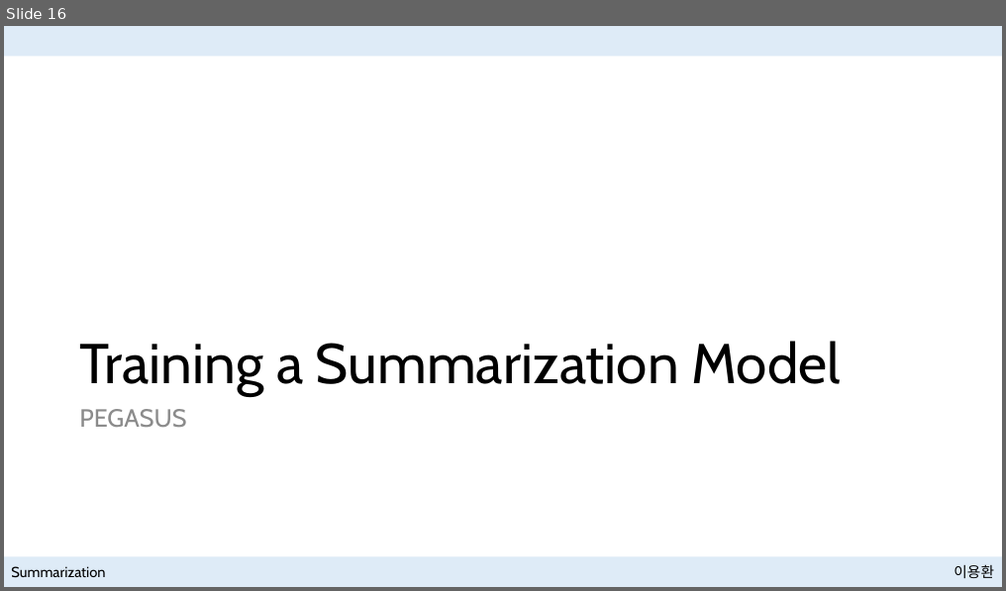
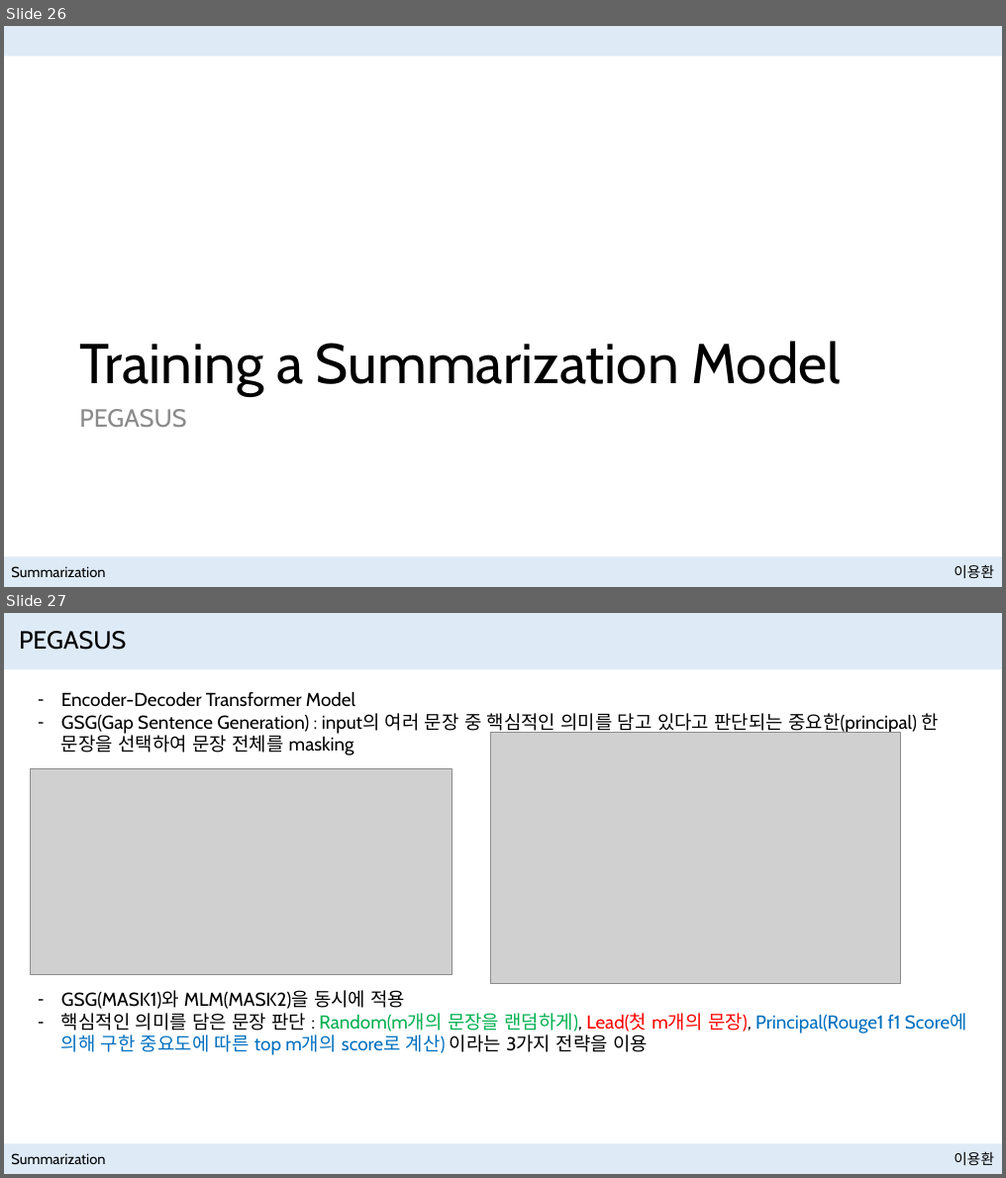
Before and after one commit to NewPlus/SeminarforNLP, a slide deck: Seminar/Book_Natural Language Processing with Transformers/Presentation files/Summarization with Hugging Face.pptx. Shown one above the other, each under a label of ours: slide 16 before the commit, slides 26 and 27 after it. The pictures are 1006x591 and 1006x1178 pixels, drawn with LibreOffice and Linux fonts; fonts in the diff are those of the drawing; grey boxes stand for pictures. Boxes give left, top, right and bottom in pixels: in the first picture for what was removed or moved away, otherwise in the second. Text is boxed around its words. In the diff, an @@ line names an element or a change of style, - is before the commit and + after.

```diff
--- a/Seminar/Book_Natural Language Processing with Transformers/Presentation files/Summarization with Hugging Face.pptx
+++ b/Seminar/Book_Natural Language Processing with Transformers/Presentation files/Summarization with Hugging Face.pptx
@@ slide 27 added at [4, 613, 1002, 1174], background #FFFFFF; not listed: 2 template elements that a slide beside it also shows @@
@@ rectangle added at [4, 613, 1002, 669], fill #DEEBF7 @@
@@ title added at [19, 631, 126, 650], 24 pt, text #000000 @@
+PEGASUS
@@ text added at [61, 691, 938, 756], 18 pt, text #000000 @@
+– Encoder-Decoder Transformer Model
+– GSG(Gap Sentence Generation) : input의 여러 문장 중 핵심적인 의미를 담고 있다고 판단되는 중요한(principal) 한 문장을 선택하여 문장 전체를 masking
@@ picture added at [491, 732, 901, 983] @@
@@ picture added at [30, 769, 450, 975] @@
@@ text added at [61, 990, 967, 1056], 18 pt, text #000000 @@
+– GSG(MASK1)와 MLM(MASK2)을 동시에 적용
+– 핵심적인 의미를 담은 문장 판단 : Random(m개의 문장을 랜덤하게), Lead(첫 m개의 문장), Principal(Rouge1 f1 Score에 의해 구한 중요도에 따른 top m개의 score로 계산) 이라는 3가지 전략을 이용
@@ text added at [11, 1154, 105, 1165], 14 pt, text #000000 @@
+Summarization
@@ what was slide 16 is now slide 26 @@
```
Also in this commit, not shown: 3 slides changed, 43 other slides added, 1 slide removed, 17 other files.
